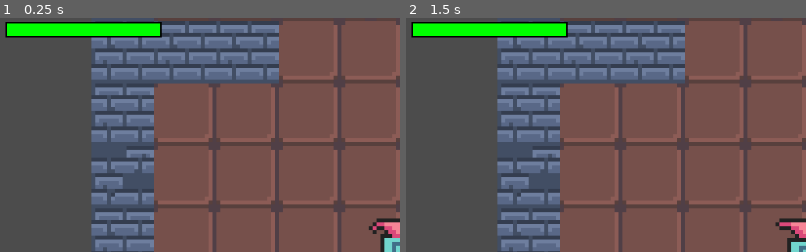
Above: before the commit, frames 1-2 (left to right).
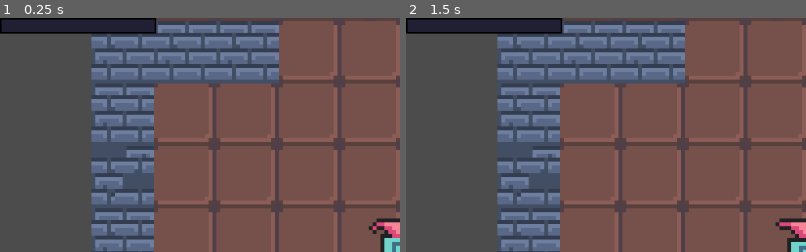
Above: after the commit, the same moments.

Repository: skni-kod/roguelike
Game: Godot game, scene res://Scenes/Levels/Main.tscn
Two runs of this game, one before a commit and one after it. Both use one fixed random seed, a clock stepped at 60 frames per second and the inputs below.
Inputs (mouse positions are % of the whole screen's width and height, from its top left):
- Up to frame 1 (0.25 s): no input
- Up to frame 2 (1.5 s): move the mouse to (72, 45) at 0.52 s; press the mouse at (72, 45) at 0.53 s; hold D (move_right) 0.53-1.28 s; move the mouse to (30, 55) at 1.27 s; release the mouse at (30, 55) at 1.28 s; hold S (move_down) from 1.28 s (still down); click (30, 55) at 1.35 s
The pictures show only the part of the screen within x 0-50%, y 0-50%; the shares and areas given below are measured in that part.

The runs differ from the first frame. In frame 1, 3.4% of the frame differs, in the area x 0-41%, y 0-9%; in frame 2, 3.4%.

Commit message:
healthbar changes

Diff:
--- a/Scenes/Actors/Player.gd
+++ b/Scenes/Actors/Player.gd
@@ -1,4 +1,7 @@
 extends KinematicBody2D
+
+signal health_updated(health, amount)
+signal max_health_updated(health)
 
 var velocity = Vector2.ZERO
 var current_side = "Up" # Zmienna zawierająca stronę w którą odwrócony jest bohater
@@ -8,11 +11,10 @@
 var direction = Vector2()
 export var health = 100
 export var damage = 20
-onready var health_bar = $Camera2D/HealthBar
 
 func _ready():
-	health_bar.on_max_health_updated(health)
-	health_bar.on_health_updated(health, health)
+	emit_signal("max_health_updated", health, health)
+	emit_signal("health_updated", health)
 
 func _physics_process(delta):
 	if Input.is_action_pressed("attack"):
@@ -48,7 +50,7 @@
 
 func take_dmg(enemy):
 	health = health - enemy.dps
-	health_bar.on_health_updated(health, enemy.dps)
+	emit_signal("health_updated", health, enemy.dps)
 	got_hitted = true
 	$AnimationPlayer.play("Hit")
 	yield($AnimationPlayer, "animation_finished")
--- a/Scenes/Actors/Player.tscn
+++ b/Scenes/Actors/Player.tscn
@@ -1,14 +1,13 @@
-[gd_scene load_steps=12 format=2]
+[gd_scene load_steps=11 format=2]
 
 [ext_resource path="res://Assets/Hero/RedHero.png" type="Texture" id=1]
 [ext_resource path="res://Scenes/Actors/Player.gd" type="Script" id=2]
-[ext_resource path="res://Scenes/UI/HealthBar.tscn" type="PackedScene" id=3]
 
-[sub_resource type="CapsuleShape2D" id=9]
+[sub_resource type="CapsuleShape2D" id=1]
 radius = 5.0
 height = 6.0
 
-[sub_resource type="Animation" id=8]
+[sub_resource type="Animation" id=9]
 resource_name = "Hit"
 length = 0.3
 tracks/0/type = "value"
@@ -24,8 +23,7 @@
 "values": [ 8 ]
 }
 
-[sub_resource type="Animation" id=2]
-resource_name = "Idle"
+[sub_resource type="Animation" id=10]
 length = 0.6
 loop = true
 tracks/0/type = "value"
@@ -79,44 +77,39 @@
 
 [node name="PlayerCollision" type="CollisionShape2D" parent="."]
 position = Vector2( 0, 4 )
-shape = SubResource( 9 )
+shape = SubResource( 1 )
 
 [node name="Camera2D" type="Camera2D" parent="."]
 current = true
 zoom = Vector2( 0.2, 0.2 )
 
-[node name="HealthBar" parent="Camera2D" instance=ExtResource( 3 )]
-margin_left = -101.0
-margin_top = -59.0
-margin_right = -101.0
-margin_bottom = -59.0
-rect_scale = Vector2( 0.4, 0.4 )
-
 [node name="AnimationPlayer" type="AnimationPlayer" parent="."]
-anims/Hit = SubResource( 8 )
-anims/Idle = SubResource( 2 )
-anims/Run = SubResource( 7 )
+anims/Hit = SubResource( 9 )
+anims/Idle = SubResource( 10 )
+anims/Run = SubResource( 11 )
 
 [node name="AttackCollision" type="Area2D" parent="."]
 visible = false
 
 [node name="AttackUp" type="CollisionShape2D" parent="AttackCollision"]
 position = Vector2( 0, -10 )
-shape = SubResource( 3 )
+shape = SubResource( 12 )
 disabled = true
 
 [node name="AttackDown" type="CollisionShape2D" parent="AttackCollision"]
 position = Vector2( 0, 8 )
-shape = SubResource( 4 )
+shape = SubResource( 13 )
 disabled = true
 
 [node name="AttackLeft" type="CollisionShape2D" parent="AttackCollision"]
 position = Vector2( -10, -2 )
-shape = SubResource( 5 )
+shape = SubResource( 7 )
 disabled = true
 
 [node name="AttackRight" type="CollisionShape2D" parent="AttackCollision"]
 position = Vector2( 10, -1.9375 )
-shape = SubResource( 6 )
+shape = SubResource( 8 )
 disabled = true
+[connection signal="health_updated" from="." to="." method="_on_Player_health_updated"]
+[connection signal="max_health_updated" from="." to="." method="_on_Player_max_health_updated"]
 [connection signal="body_entered" from="AttackCollision" to="." method="_on_AttackCollision_body_entered"]
--- a/Scenes/Actors/Slime.tscn
+++ b/Scenes/Actors/Slime.tscn
@@ -4,9 +4,9 @@
 [ext_resource path="res://Assets/Enemies/Slime.png" type="Texture" id=2]
 [ext_resource path="res://Scenes/UI/HealthBar.tscn" type="PackedScene" id=3]
 
-
-[sub_resource type="RectangleShape2D" id=1]
-extents = Vector2( 14.9055, 7.46424 )
+[sub_resource type="CapsuleShape2D" id=9]
+radius = 5.50819
+height = 16.8513
 
 [sub_resource type="CircleShape2D" id=2]
 radius = 84.9011
@@ -105,9 +105,9 @@
 frame = 14
 
 [node name="CollisionShape2D" type="CollisionShape2D" parent="."]
-visible = false
-position = Vector2( -0.117989, 4.01147 )
-shape = SubResource( 1 )
+position = Vector2( 0, 6 )
+rotation = 1.5708
+shape = SubResource( 9 )
 
 [node name="Wzrok" type="Area2D" parent="."]
 visible = false
@@ -136,6 +136,7 @@
 autostart = true
 
 [node name="HealthBar" parent="." instance=ExtResource( 3 )]
+visible = false
 margin_left = -10.0406
 margin_top = -5.9466
 margin_right = -10.0406
--- a/Scenes/Levels/Main.tscn
+++ b/Scenes/Levels/Main.tscn
@@ -12,6 +12,7 @@
 [ext_resource path="res://Assets/TileMap/wall/wall_crack.png" type="Texture" id=10]
 [ext_resource path="res://Assets/TileMap/floor/floor_3.png" type="Texture" id=11]
 [ext_resource path="res://Minimap/MiniMap.tscn" type="PackedScene" id=12]
+[ext_resource path="res://Scenes/UI/HealthBar.tscn" type="PackedScene" id=13]
 
 [sub_resource type="TileSet" id=1]
 0/name = "floor_6.png 0"
@@ -239,3 +240,7 @@
 margin_bottom = 0.0
 player = NodePath("../../../Main/Player")
 zoom = 0.25
+
+[node name="HealthBar" parent="CanvasLayer" instance=ExtResource( 13 )]
+rect_scale = Vector2( 2, 2 )
+will_pulse = true
--- a/Scenes/UI/HealthBar.gd
+++ b/Scenes/UI/HealthBar.gd
@@ -19,6 +19,11 @@
 onready var update_tween := $UpdateTween
 onready var pulse_tween := $PulseTween
 onready var flash_tween := $FlashTween
+
+func _ready():
+	var player_node := get_tree().get_root().find_node("Player", true, false)
+	player_node.connect("health_updated", self, "on_health_updated")
+	player_node.connect("max_health_updated", self, "on_max_health_updated")
 
 func on_health_updated(health, amount):
 	health_over.value = health
@@ -57,3 +62,9 @@
 func on_max_health_updated(max_health):
 	health_under.max_value = max_health
 	health_over.max_value = max_health
+
+func _on_Player_health_updated(health, amount):
+	on_health_updated(health, amount)
+
+func _on_Player_max_health_updated(health):
+	on_max_health_updated(health)
Not shown: 2 places in Scenes/Actors/Player.tscn that only renumber resources
Not shown: 1 places in Scenes/Levels/Main.tscn that only renumber resources
